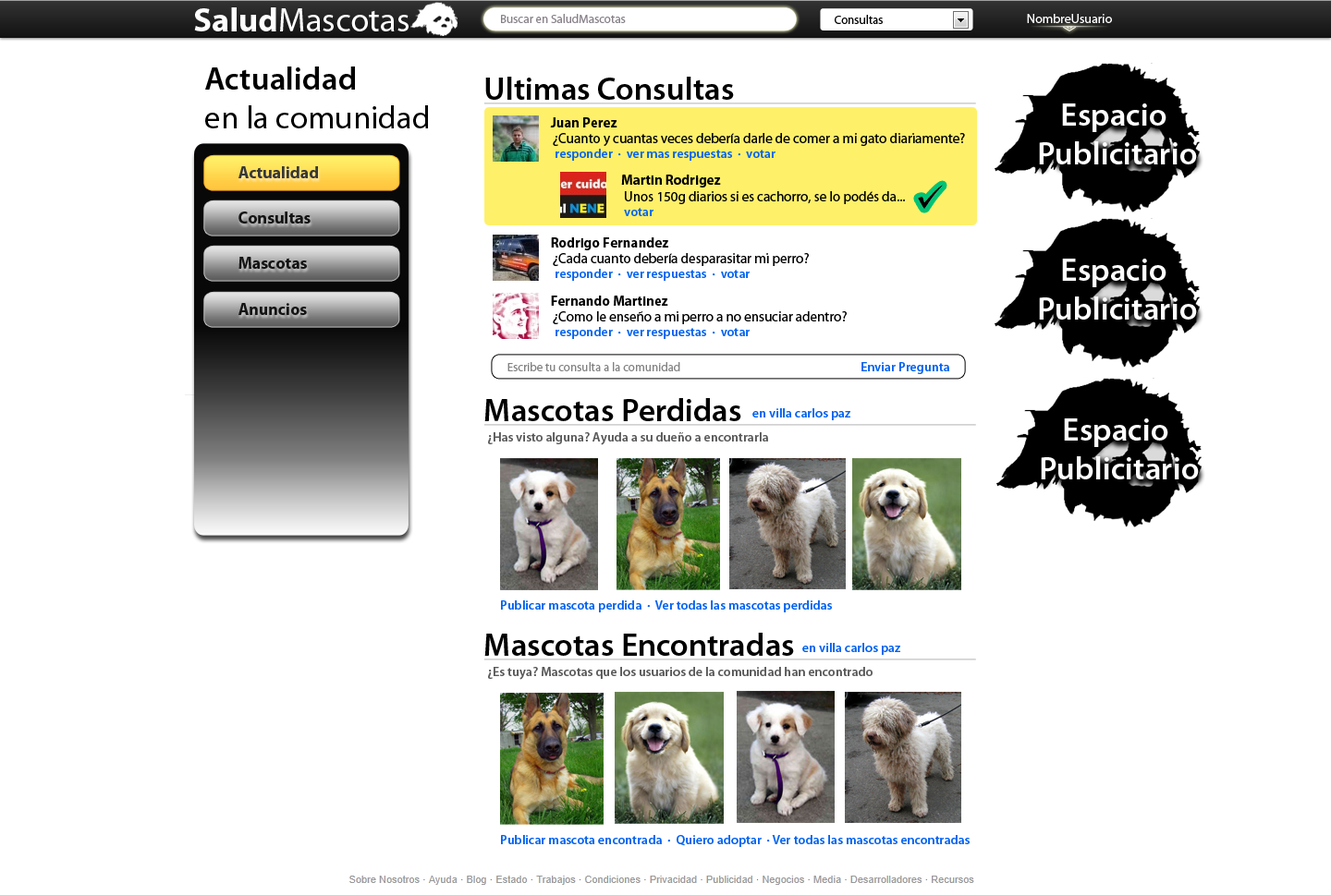
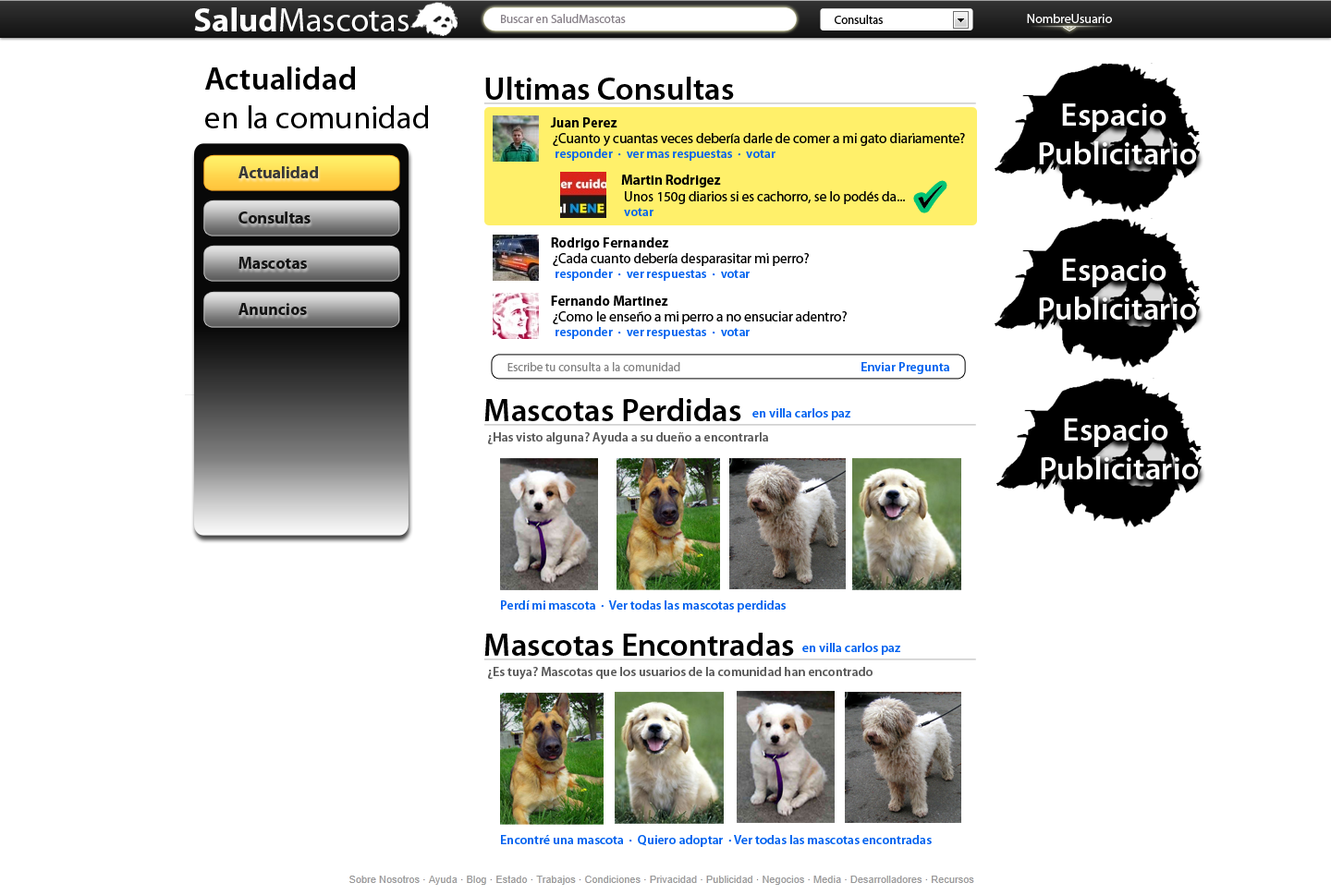
Revision of a layered w=1331, h=895 image; what changed, layer by layer:
renamed "Publicar mascota perdida · Ver todas las mascotas perdidas" to "Perdí mi mascota · Ver todas las mascotas perdidas", painted on it over [left=507, top=600, right=832, bottom=613]
renamed "Publicar mascota encontrada · Quiero adoptar · Ver todas las" to "Encontré una mascota · Quiero adoptar · Ver todas las mascot", painted on it over [left=500, top=835, right=970, bottom=848]
